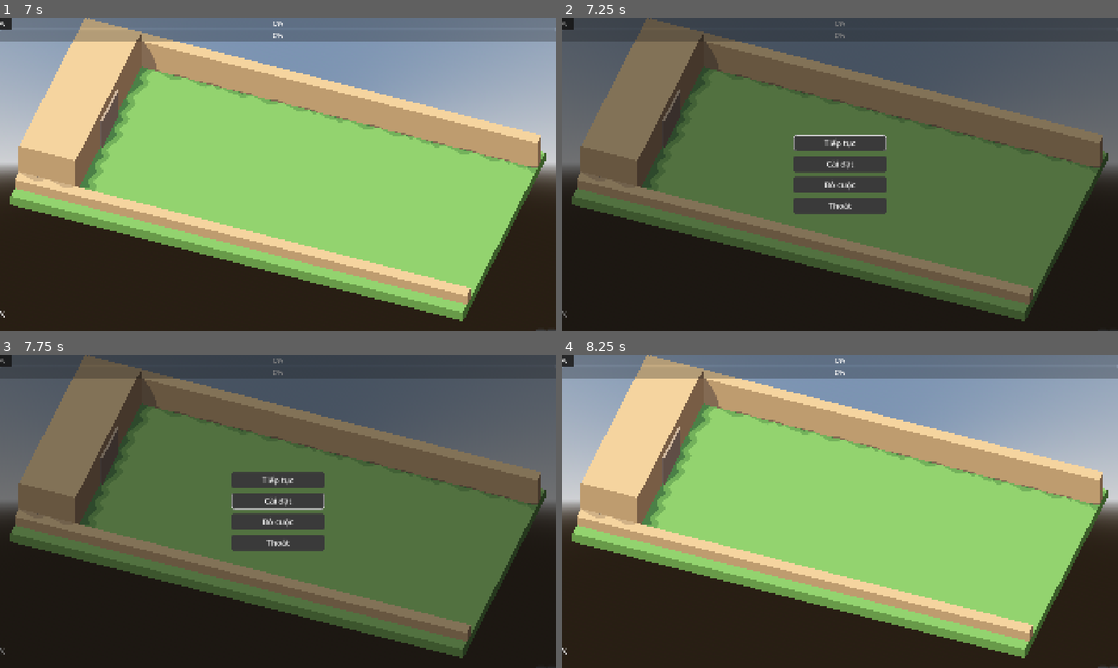
Above: before the commit, frames 1-4 (two rows, left to right).
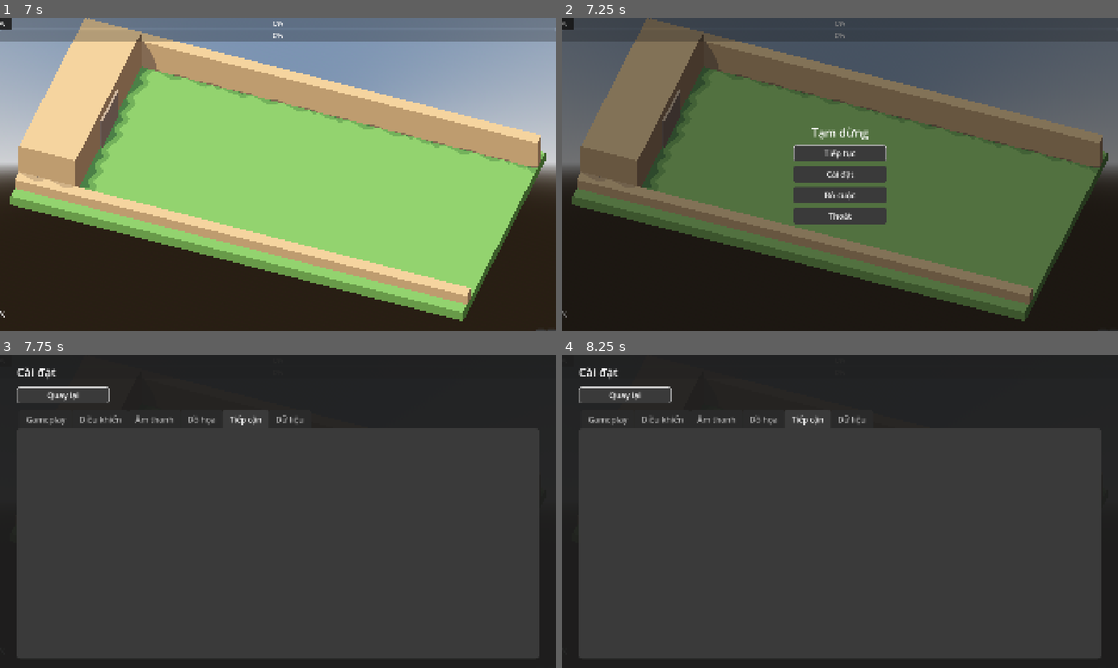
Above: after the commit, the same moments.

Repository: Rawisl/Godot_Roguelite3D_Gr8
Game: Godot game, scene res://ui/screens/boot.tscn
The game is run twice, just before and just after one commit, with the same random seed, the same clock (stepped at 60 frames per second) and the same inputs.
Inputs (mouse positions are in pixels of both pictures, inside the frame that each line leads up to):
- Up to frame 1 (7 s): tap Enter at 0.5, 5, 6.5 s; move the mouse to (400, 158) at 0.52 s; hold D (move_right) 0.53-1.25 s; click (400, 158) at 0.6 s; click "›" at 1.25 s; click "‹" at 2 s; click "Chơi" at 2.75 s; move the mouse to (166, 190) at 3.52 s; hold S (move_down) 3.53-4.28 s; tap Q (battle_cry) at 3.6 s; click (166, 190) at 3.67 s; tap Space (dodge) at 4.25, 5.75, 5.85 s; move the mouse to (333, 105) at 4.27 s; hold D (move_right) 4.28-5.03 s; tap B (build_toggle) at 4.35 s; click (333, 105) at 4.42 s; move the mouse to (250, 237) at 5.02 s; hold W (move_up) 5.03-5.78 s; tap G (call_wave) at 5.1 s; click (250, 237) at 5.17 s; move the mouse to (444, 221) at 5.77 s; hold A (move_left) from 5.78 s (still down); click (444, 221) at 5.92 s; right-click (444, 221) at 6.4 s; move the mouse to (111, 127) at 6.52 s; tap R (emergency_repair) at 6.6 s; click (111, 127) at 6.67 s
- Up to frame 2 (7.25 s): keep holding A (move_left); tap Escape (pause) at 7.15 s
- Up to frame 3 (7.75 s): move the mouse to (305, 511) at 7.27 s; release A (move_left) at 7.28 s; hold S (move_down) from 7.28 s (still down); tap Tab (mode_switch) at 7.35 s; click (305, 511) at 7.42 s
- Up to frame 4 (8.25 s): release S (move_down) at 8 s; click "Tiếp tục" at 8 s

Frame 1 is identical in both runs. In frame 2, 2.9% of the frame differs, in the area x 41-59%, y 34-66%; in frame 3, 90%; in frame 4, 94%, in the area x 0-100%, y 0-100%.

Commit message:
[ui]: add pause title and let mouse hover move menu focus (SCR-08, SCR-16)

Diff:
--- a/ui/screens/pause_menu.gd
+++ b/ui/screens/pause_menu.gd
@@ -6,12 +6,14 @@
 
 var _settings_overlay: Control
 
+@onready var _title: Label = %Title
 @onready var _resume: Button = %Resume
 @onready var _settings: Button = %Settings
 @onready var _abandon: Button = %Abandon
 @onready var _quit: Button = %Quit
 
 func _ready() -> void:
+	_title.text = tr(&"menu.paused")
 	_resume.text = tr(&"menu.resume")
 	_settings.text = tr(&"menu.settings")
 	_abandon.text = tr(&"menu.abandon")
@@ -20,6 +22,9 @@
 	_settings.pressed.connect(_open_settings)
 	_abandon.pressed.connect(_confirm.bind(&"dialog.abandon.title", &"dialog.abandon.body", GameState.abandon_run))
 	_quit.pressed.connect(_confirm.bind(&"dialog.quit_run.title", &"dialog.quit_run.body", GameState.quit_from_run))
+	for button: Button in [_resume, _settings, _abandon, _quit]:
+		# Hovering moves keyboard focus too, so only one button is ever highlighted.
+		button.mouse_entered.connect(button.grab_focus)
 	_resume.grab_focus()
 
 ## Esc closes Settings first, then resumes.
--- a/ui/screens/pause_menu.tscn
+++ b/ui/screens/pause_menu.tscn
@@ -22,6 +22,12 @@
 theme_override_constants/separation = 16
 alignment = 1
 
+[node name="Title" type="Label" parent="VBoxContainer" unique_id=1211365583]
+unique_name_in_owner = true
+layout_mode = 2
+theme_type_variation = &"TitleLabel"
+horizontal_alignment = 1
+
 [node name="Resume" type="Button" parent="VBoxContainer" unique_id=1558445628]
 unique_name_in_owner = true
 custom_minimum_size = Vector2(320, 56)
